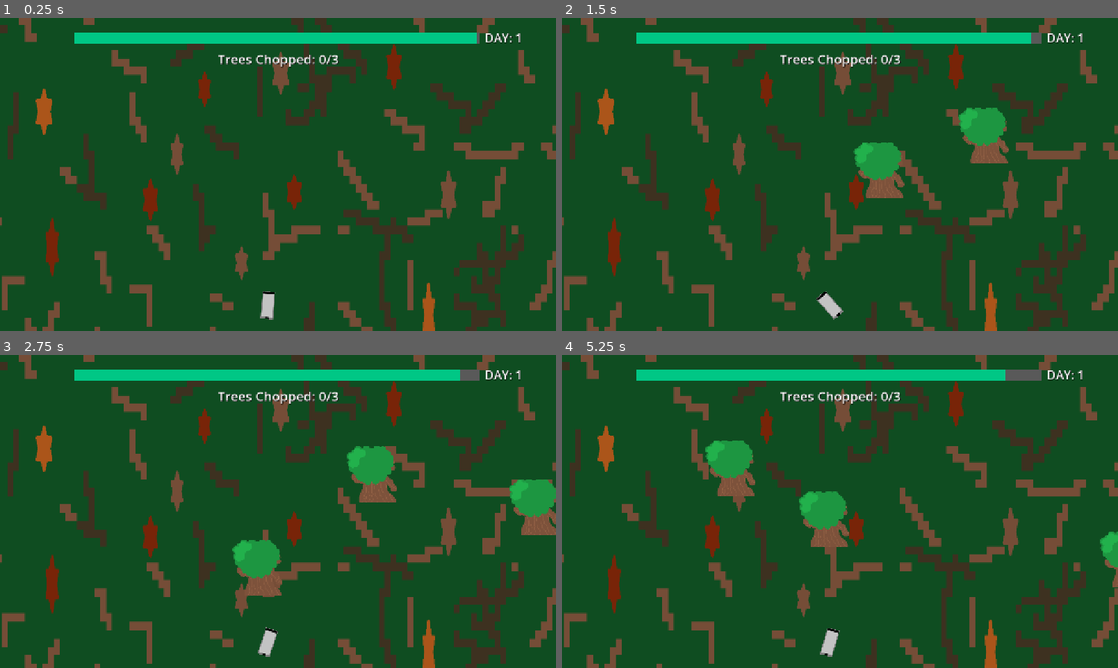
Above: before the commit, frames 1-4 (two rows, left to right).
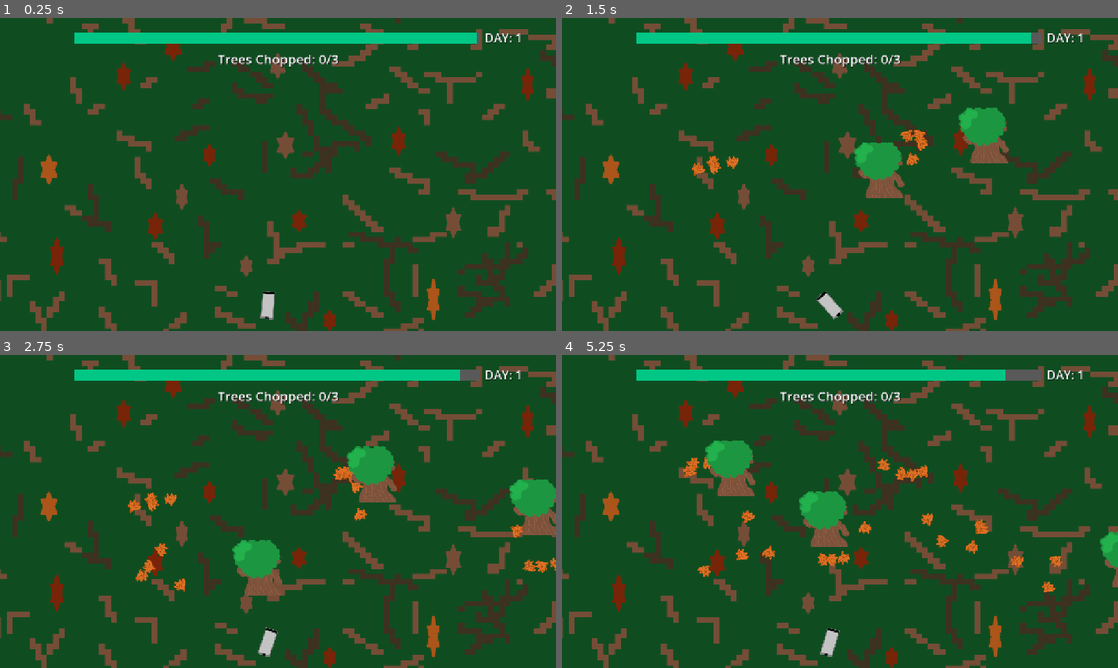
Above: after the commit, the same moments.

Repository: KeaganErasmus/Clod-Godo-Wild-Jam-99
Game: Godot game, scene res://Scenes/Chopping/chopping.tscn
Same seed, same stepped clock (60 frames per second), same inputs: the game is played once before the commit and once after it. This scene is started directly instead of the project's main scene.
Inputs (mouse positions are in pixels of both pictures, inside the frame that each line leads up to):
- Up to frame 1 (0.25 s): no input
- Up to frame 2 (1.5 s): tap Enter at 0.5 s; move the mouse to (962, 158) at 0.52 s; hold D (move_right) 0.53-1.28 s; hold Space (magnetize) 0.53-1.28 s; click (962, 158) at 0.67 s; move the mouse to (728, 190) at 1.27 s; hold S (move_down) from 1.28 s (still down); tap 1 (num_1) at 1.35 s
- Up to frame 3 (2.75 s): move the mouse to (333, 442) at 2.02 s; release S (move_down) at 2.03 s; hold D (move_right) from 2.03 s (still down); tap 2 (num_2) at 2.1 s
- Up to frame 4 (5.25 s): move the mouse to (812, 574) at 2.77 s; release D (move_right) at 2.78 s; hold W (move_up) 2.78-3.53 s; tap 3 (num_3) at 2.85 s; click (812, 574) at 2.92 s; move the mouse to (1006, 558) at 3.52 s; hold A (move_left) 3.53-5.03 s; tap 4 (num_4) at 3.6 s; move the mouse to (673, 464) at 4.27 s; tap X at 4.35 s; move the mouse to (867, 511) at 5.02 s; hold S (move_down) from 5.03 s (still down); hold Enter from 5.03 s (still down); click (867, 511) at 5.17 s

The runs differ from the first frame. In frame 1, 23% of the frame differs, in the area x 0-100%, y 0-100%; in frame 2, 23%; in frame 3, 23%; in frame 4, 24%.
Error in both runs: Invalid call. Nonexistent function '_play_intro_music' in base 'Nil'. (res://global.gd:59)

Commit message:
feat(): added some leaf particles to tree spawn

Diff:
--- a/Scenes/Chopping/chopping.tscn
+++ b/Scenes/Chopping/chopping.tscn
@@ -11,8 +11,8 @@
 tree_spawn_timer = 2.0
 
 [node name="Bg" type="Sprite2D" parent="." unique_id=872307794]
-position = Vector2(634, 239)
-scale = Vector2(1.2399976, 1.96)
+position = Vector2(645, 364)
+scale = Vector2(1.24, 1.25)
 texture = ExtResource("5_kuael")
 
 [node name="Gun" parent="." unique_id=919306125 instance=ExtResource("3_r2x86")]
--- a/tree.gd
+++ b/tree.gd
@@ -2,6 +2,7 @@
 extends Node2D
 
 @onready var p_emitter = $MuzzleParticle
+@onready var spawn_particle_emitter: CPUParticles2D = $SpawnParticle
 
 var active: bool = true
 
@@ -15,6 +16,8 @@
 		left = false
 	else:
 		left = true
+	await get_tree().create_timer(0.2).timeout
+	spawn_particle_emitter.emitting = false
 
 func _process(delta: float) -> void:
 	#wiggle(delta)
--- a/tree.tscn
+++ b/tree.tscn
@@ -1,16 +1,33 @@
 [gd_scene format=3 uid="uid://j1c1mkqr5hid"]
 
 [ext_resource type="Script" uid="uid://cfj66rm3yqcr6" path="res://tree.gd" id="1_nnvrw"]
+[ext_resource type="Texture2D" uid="uid://05uvle3wfi8a" path="res://Scenes/Chopping/art/leaf.png" id="2_gvmkm"]
 [ext_resource type="Texture2D" uid="uid://c0nfftf0qegpn" path="res://Scenes/Chopping/art/tree.png" id="2_nnvrw"]
 
 [sub_resource type="Gradient" id="Gradient_nnvrw"]
-colors = PackedColorArray(1, 1, 1, 1, 1, 1, 1, 0)
+offsets = PackedFloat32Array(0, 0.004830918, 0.014492754, 1)
+colors = PackedColorArray(1, 1, 1, 1, 1, 1, 1, 0.5507246, 1, 1, 1, 0.6931179, 1, 1, 1, 0)
 
 [sub_resource type="RectangleShape2D" id="RectangleShape2D_il1na"]
 size = Vector2(126, 121)
 
 [node name="Tree" type="Node2D" unique_id=1823463163]
 script = ExtResource("1_nnvrw")
+
+[node name="SpawnParticle" type="CPUParticles2D" parent="." unique_id=1688514305]
+amount = 50
+texture = ExtResource("2_gvmkm")
+lifetime = 3.0
+direction = Vector2(0, 0)
+spread = 180.0
+gravity = Vector2(0, 0)
+initial_velocity_max = 151.76
+damping_min = 100.0
+damping_max = 100.0
+angle_min = -180.0
+angle_max = 180.0
+hue_variation_min = -1.0
+hue_variation_max = 1.0
 
 [node name="MuzzleParticle" type="CPUParticles2D" parent="." unique_id=1084759730]
 emitting = false
Binary file added: Scenes/Chopping/art/leaf.png
Not shown, added: Scenes/Chopping/art/leaf.png.import
